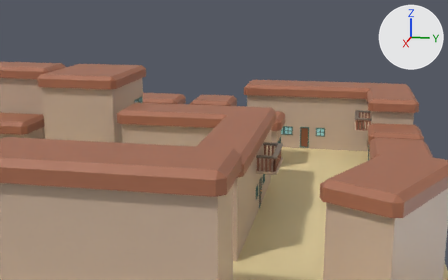
The glTF model Objects/Level_1/Level_1.gltf: old version first, new version second.
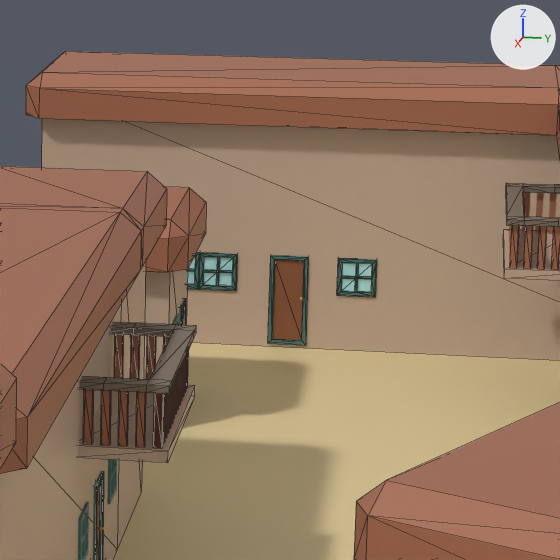
Old and new are each drawn from a 50 mm lens placed at (71.9, 41.7, 18.0), pointed at (4.5, 28.2, 1.2) and again close up on the part from 53% to 82% of the width and 24% to 71% of the height. The lights are fixed; the arrows at upper right show +X, +Y and +Z. The close-ups show mesh edges as thin lines. Where no turn or scale is listed for an object, it has been applied to the vertices.

Names of what the first close-up shows: 'BalconyFloor.004', 'BalconyRailing.004', 'Base.004', 'Base.008', 'Base.013', 'Base.014', 'Door.004', 'Floor', 'Roof.004', 'Roof.007', 'Roof.012', 'Roof.013'.
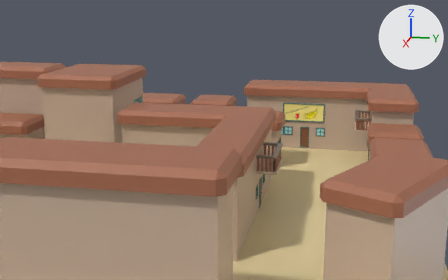
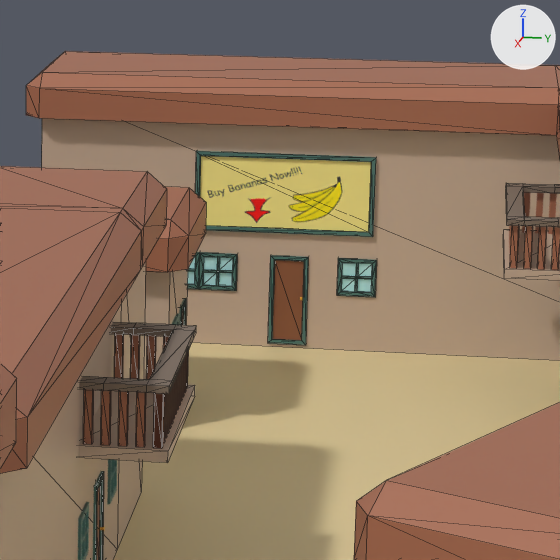
What the commit changed:
Picture 'Sign_1' (img_sign_1) is new.
Material 'Sign.001' (mat_sign_001) is new.
Its texture is img_sign_1.
Mesh me_sign_001 is new.
It is a box spanning x -0.03..0.09, y -2.25..2.25, z -0.96..0.96.
It uses material mat_sign_001 (picture img_sign_1).
Mesh me_signframe_001 is new.
It has 16 vertices, 32 faces and spans x -0.09..0.09, y -2.35..2.35, z -1.06..1.06.
It uses material mat_windowframemat (dark cyan #4a756e).
Object 'Sign.001' (ob_sign_001) is new; it shows me_sign_001.
Its location is (1.96, 36.94, 4.19).
Object 'SignFrame.001' (ob_signframe_001) is new; it shows me_signframe_001.
Its location is (2.02, 36.94, 4.19).

Changed parts and their boxes (x1, y1, x2, y2) in the close-ups (560 x 560 px):
'Sign.001', added (yellow): after (200, 156, 371, 232)
'SignFrame.001', added: after (195, 151, 376, 237)
